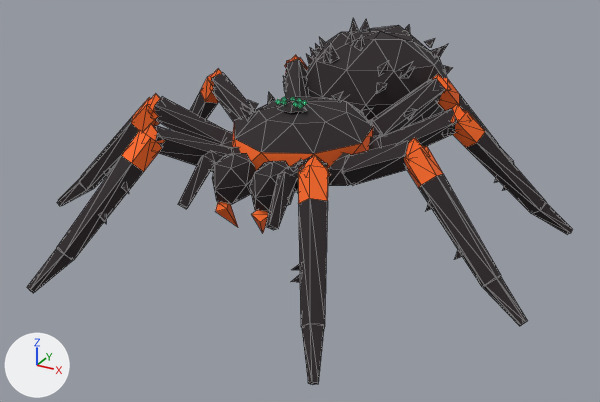
Two versions of the glTF model spider/models/tarantula.glb, one commit apart.
Both versions are drawn from a camera (50 mm lens) standing at (4.03, -8.45, 3.95) and looking at (0.01, -1.15, 0.3). Lighting does not change. The marker at lower left points along +X, +Y and +Z. The picture after the commit comes second. Mesh edges are drawn as thin lines. Where no turn or scale is listed for an object, it has been applied to the vertices. Vertices at exactly the same position are counted once.

In view in the first picture: 'abdomen', 'body', 'fangs', 'leg_L1_lower', 'leg_L1_upper', 'leg_L2_lower', 'leg_L2_upper', 'leg_L3_lower', 'leg_L3_upper', 'leg_L4_lower', 'leg_L4_upper', 'leg_R1_lower', 'leg_R1_upper', 'leg_R2_lower', 'leg_R2_upper', 'leg_R3_lower', 'leg_R3_upper', 'leg_R4_lower', 'leg_R4_upper', 'palp_L', 'palp_R'.
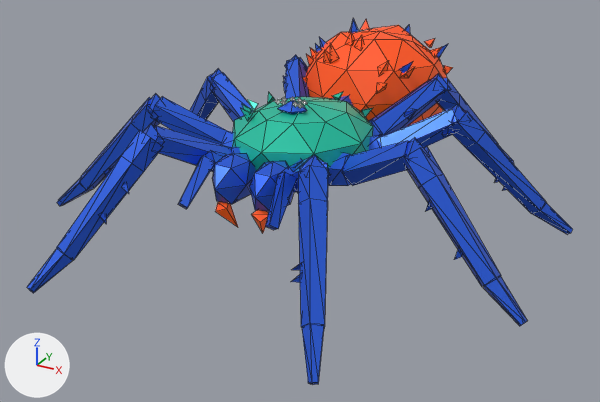
What differs and where, as boxes (x1, y1, x2, y2) in the pictures (600 x 402 px):
'abdomen', recoloured, surface changed (black to orange)
    both: (303, 19, 453, 127)
'body', recoloured, surface changed (black to cyan)
    both: (232, 92, 373, 172)
'leg_L1_lower', recoloured, surface changed (black to blue)
    both: (291, 155, 330, 385)
'leg_L2_lower', recoloured, surface changed (black to blue)
    both: (404, 138, 527, 326)
'leg_R1_lower', recoloured, surface changed (black to blue)
    both: (27, 123, 165, 293)
'leg_L3_lower', recoloured, surface changed (black to blue)
    both: (450, 104, 573, 234)
'fangs', recoloured, surface changed (black to blue)
    both: (212, 153, 294, 232)
'leg_L2_upper', recoloured, surface changed (black to blue)
    both: (328, 141, 410, 186)
'leg_R2_lower', recoloured, surface changed
    both: (57, 94, 160, 206)
'leg_L4_upper', recoloured, surface changed (black to blue)
    both: (369, 78, 445, 137)
'leg_R2_upper', recoloured, surface changed (black to blue)
    both: (154, 96, 234, 147)
'leg_L3_upper', recoloured, surface changed (black to blue)
    both: (369, 108, 458, 150)
'leg_R1_upper', recoloured, surface changed (black to blue)
    both: (155, 126, 240, 165)
'palp_L', recoloured, surface changed
    both: (265, 166, 296, 230)
'leg_R3_upper', recoloured, surface changed (black to blue)
    both: (211, 72, 253, 122)
'palp_R', recoloured, surface changed (black to blue)
    both: (178, 151, 227, 209)
'leg_R4_upper', recoloured, surface changed
    both: (283, 59, 309, 99)
'leg_L4_lower', recoloured, surface changed
    both: (432, 73, 514, 164)
'leg_R3_lower', recoloured, surface changed
    both: (190, 69, 222, 119)
'leg_L1_upper', recoloured, surface changed
    both: (291, 157, 329, 193)
'leg_R4_lower', recoloured, surface changed
    both: (285, 55, 308, 70)
part 1 of me_body_mesh, recoloured (orange to cyan)
    both: (232, 127, 373, 172)
part 2 of me_body_mesh, recoloured (black to cyan)
    both: (234, 92, 373, 154)
part 4 of me_leg_l1_lower_mesh, recoloured (orange to blue)
    both: (298, 155, 330, 204)
part 5 of me_leg_l2_lower_mesh, recoloured (orange to blue)
    both: (404, 138, 443, 188)
part 6 of me_leg_l3_lower_mesh, recoloured (orange to blue)
    both: (450, 104, 485, 148)
part 7 of me_leg_l4_lower_mesh, recoloured (orange to blue)
    both: (432, 73, 459, 111)
part 8 of me_leg_r1_lower_mesh, recoloured (orange to blue)
    both: (121, 123, 165, 172)
part 9 of me_leg_r2_lower_mesh, recoloured (orange to blue)
    both: (131, 94, 160, 132)
part 10 of me_leg_r3_lower_mesh, recoloured (orange to blue)
    both: (200, 69, 222, 103)

What changed in the scene script:
```text
Change mat_accent:
    mat_accent.base_color: (1.0, 0.144, 0.0137) -> (1.0, 0.0685, 0.006)  # orange #ff6a1f -> orange #ff4a12
    mat_accent.roughness: 0.85 -> 0.6
    add mat_accent.emission_color = (0.12, 0.025, 0.0)  # brown #612c00
    add mat_accent.emission_strength = 1.0
Change mat_base:
    mat_base.base_color: (0.0242, 0.0168, 0.0194) -> (0.0252, 0.125, 0.807)  # black #2b2326 -> blue #2c63e8
    mat_base.roughness: 0.95 -> 0.35
    mat_base.metallic: 0.0 -> 0.45
Change mat_eye:
    mat_eye.base_color: (0.0331, 1.0, 0.319) -> (0.807, 1.0, 0.922)  # green #33ff99 -> pale green #e8fff6
    mat_eye.emission_color: (0.05, 0.45, 0.2) -> (0.35, 0.45, 0.4)  # green #3fb37c -> grey #a0b3aa
Add mat_carapace:
    mat_carapace = principled_material('carapace')
    mat_carapace.base_color = (0.0137, 0.584, 0.392)  # cyan #1fc9a8
    mat_carapace.metallic = 0.3
    mat_carapace.roughness = 0.4
Change me_body_mesh:
    where me_body_mesh.from_pydata(...)  # 117 vertices, 164 faces; spans x -0.77..0.75, y -1.64..0.09, z -0.4..0.51
    used by ob_body; parent = ob_spider_tarantula; location = (0.0, -0.275, 0.98)
    me_body_mesh part 1: 18 faces spanning x -0.77..0.75, y -1.64..0.09, z -0.14..0.14 switch from mat_accent (orange #ff6a1f) to mat_carapace (cyan #1fc9a8)
    me_body_mesh part 2: 45 faces spanning x -0.77..0.75, y -1.64..0.05, z 0.12..0.43 switch from mat_base (black #2b2326) to mat_carapace (cyan #1fc9a8)
Change me_abdomen_mesh:
    where me_abdomen_mesh.from_pydata(...)  # 169 vertices, 196 faces; spans x -0.87..0.96, y -0.12..2.26, z -0.64..0.89
    used by ob_abdomen; parent = ob_body; location = (0.0, 0.048, 0.05)
    me_abdomen_mesh part 3: 141 faces spanning x -0.87..0.91, y 0.08..2.26, z -0.64..0.87 switch from mat_base (black #2b2326) to mat_accent (orange #ff4a12)
Change me_leg_l1_lower_mesh:
    where me_leg_l1_lower_mesh.from_pydata(...)  # 39 vertices, 59 faces; spans x -0.158..0.665, y -1.207..0.158, z -1.287..0.158
    me_leg_l1_lower_mesh part 4: all 24 faces that had it switch from mat_accent (orange #ff6a1f) to mat_base (blue #2c63e8)
Change me_leg_l2_lower_mesh:
    where me_leg_l2_lower_mesh.from_pydata(...)  # 39 vertices, 59 faces; spans x -0.157..1.271, y -0.399..0.157, z -1.287..0.157
    me_leg_l2_lower_mesh part 5: all 24 faces that had it switch from mat_accent (orange #ff6a1f) to mat_base (blue #2c63e8)
Change me_leg_l3_lower_mesh:
    where me_leg_l3_lower_mesh.from_pydata(...)  # 39 vertices, 59 faces; spans x -0.157..1.217, y -0.158..0.593, z -1.287..0.157
    me_leg_l3_lower_mesh part 6: all 24 faces that had it switch from mat_accent (orange #ff6a1f) to mat_base (blue #2c63e8)
Change me_leg_l4_lower_mesh:
    where me_leg_l4_lower_mesh.from_pydata(...)  # 39 vertices, 59 faces; spans x -0.16..0.65, y -0.16..1.39, z -1.32..0.16
    me_leg_l4_lower_mesh part 7: all 24 faces that had it switch from mat_accent (orange #ff6a1f) to mat_base (blue #2c63e8)
Change me_leg_r1_lower_mesh:
    where me_leg_r1_lower_mesh.from_pydata(...)  # 39 vertices, 59 faces; spans x -0.665..0.158, y -1.209..0.158, z -1.287..0.158
    me_leg_r1_lower_mesh part 8: all 24 faces that had it switch from mat_accent (orange #ff6a1f) to mat_base (blue #2c63e8)
Change me_leg_r2_lower_mesh:
    where me_leg_r2_lower_mesh.from_pydata(...)  # 39 vertices, 59 faces; spans x -1.274..0.158, y -0.396..0.158, z -1.287..0.157
    me_leg_r2_lower_mesh part 9: all 24 faces that had it switch from mat_accent (orange #ff6a1f) to mat_base (blue #2c63e8)
Change me_leg_r3_lower_mesh:
    where me_leg_r3_lower_mesh.from_pydata(...)  # 39 vertices, 59 faces; spans x -1.218..0.157, y -0.158..0.594, z -1.287..0.157
    me_leg_r3_lower_mesh part 10: all 24 faces that had it switch from mat_accent (orange #ff6a1f) to mat_base (blue #2c63e8)
Change me_leg_r4_lower_mesh:
    where me_leg_r4_lower_mesh.from_pydata(...)  # 39 vertices, 59 faces; spans x -0.64..0.16, y -0.16..1.39, z -1.32..0.16
    me_leg_r4_lower_mesh part 11: all 24 faces that had it switch from mat_accent (orange #ff6a1f) to mat_base (blue #2c63e8)
```
